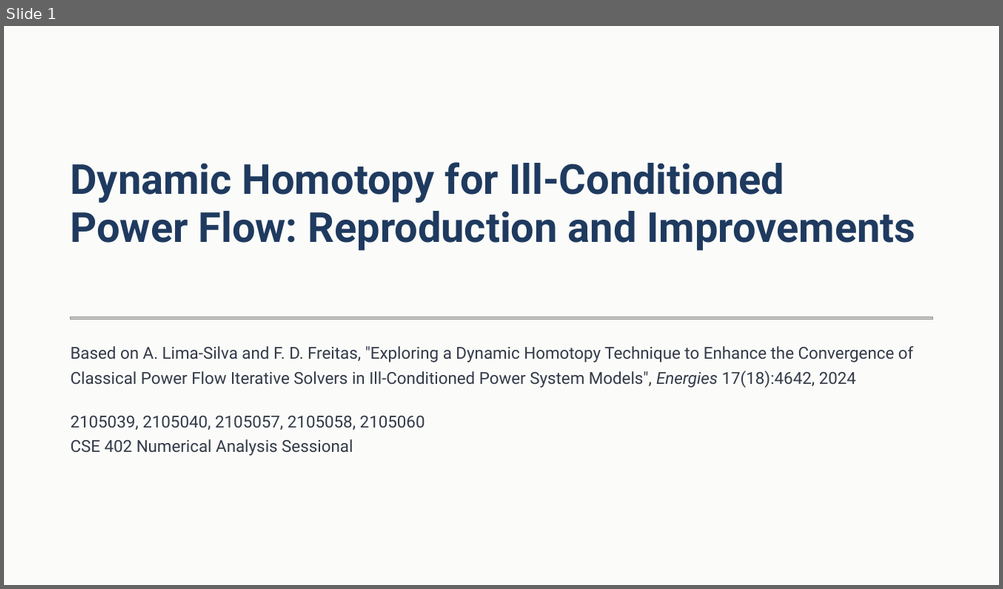
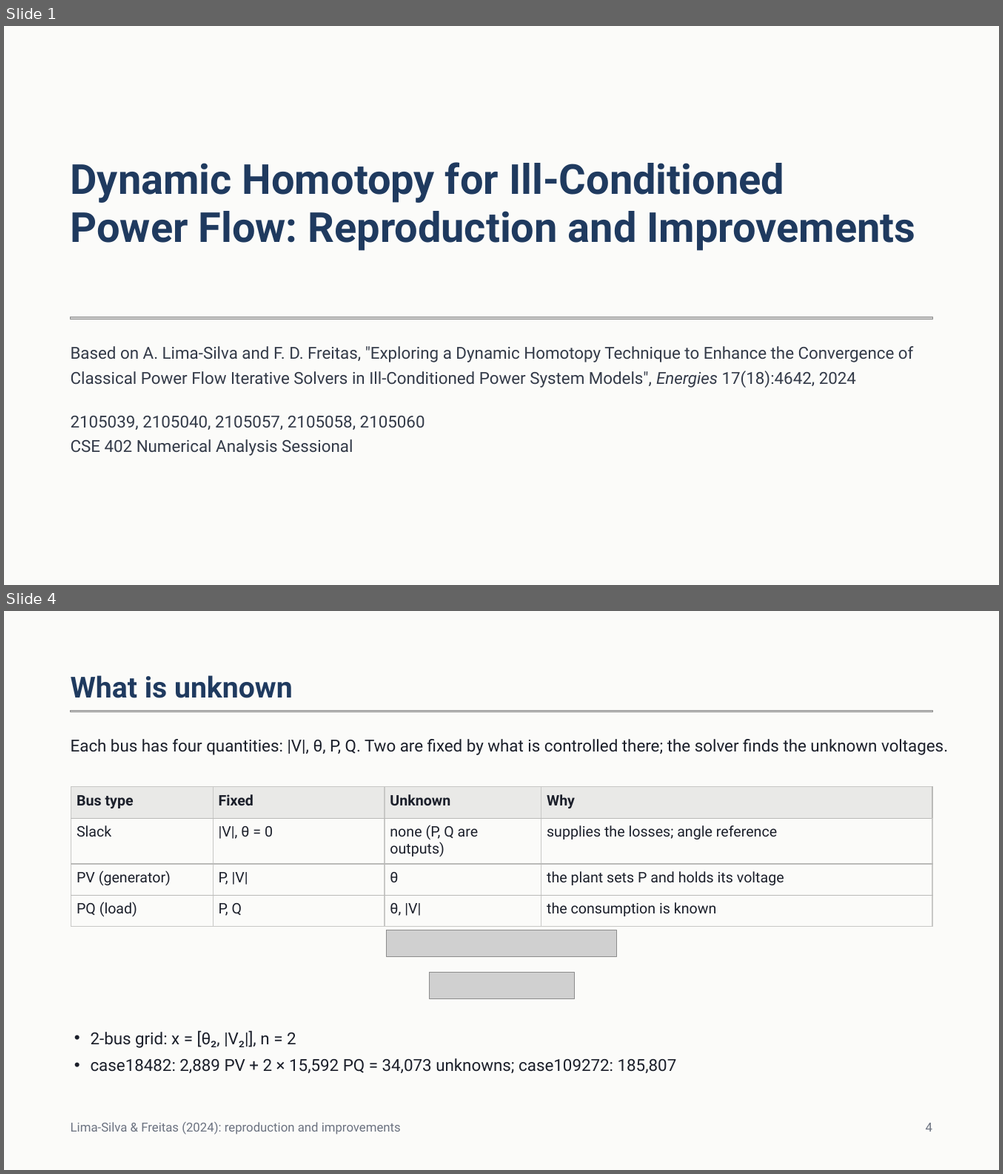
Before and after one commit to JonayedMohiuddin/NumericalAnalysisProject, a slide deck: presentation/Dynamic Homotopy Power Flow.pptx. Shown one above the other, each under a label of ours: slide 1 before the commit, slides 1 and 4 after it; the slides between them are not shown. The pictures are 1003x589 and 1003x1174 pixels, drawn with LibreOffice and Linux fonts; fonts in the diff are those of the drawing; grey boxes stand for pictures. Boxes give left, top, right and bottom in pixels: in the first picture for what was removed or moved away, otherwise in the second. Text is boxed around its words. In the diff, an @@ line names an element or a change of style, - is before the commit and + after.

```diff
--- a/presentation/Dynamic Homotopy Power Flow.pptx
+++ b/presentation/Dynamic Homotopy Power Flow.pptx
@@ slide 4 added at (4, 611, 999, 1170), background #FBFBF9 @@
@@ text added at (71, 675, 293, 698), 28 pt, text #1F3A5F, bold @@
+What is unknown
@@ picture added at (71, 711, 933, 712) @@
@@ text added at (71, 739, 948, 755), 16 pt, text #1B1F2A @@
+Each bus has four quantities: |V|, θ, P, Q. Two are fixed by what is controlled there; the solver finds the unknown voltages.
@@ table added at (71, 787, 932, 920), 4 rows, 4 columns @@
+Bus type | Fixed | Unknown | Why
+Slack | |V|, θ = 0 | none (P, Q are outputs) | supplies the losses; angle reference
+PV (generator) | P, |V| | θ | the plant sets P and holds its voltage
+PQ (load) | P, Q | θ, |V| | the consumption is known
@@ picture added at (387, 931, 617, 957) @@
@@ picture added at (430, 973, 574, 999) @@
@@ text added at (91, 1031, 677, 1073), 16 pt, text #1B1F2A @@
+• 2-bus grid: x = [θ₂, |V₂|], n = 2
+• case18482: 2,889 PV + 2 × 15,592 PQ = 34,073 unknowns; case109272: 185,807
@@ text added at (71, 1122, 401, 1135), 12 pt, text #6B7280 @@
+Lima-Silva & Freitas (2024): reproduction and improvements
@@ text added at (925, 1123, 932, 1132), 12 pt, text #6B7280 @@
+4
```
Also in this commit, not shown: 16 slides changed, 5 other slides added, 1 slide removed, 1 other file.
